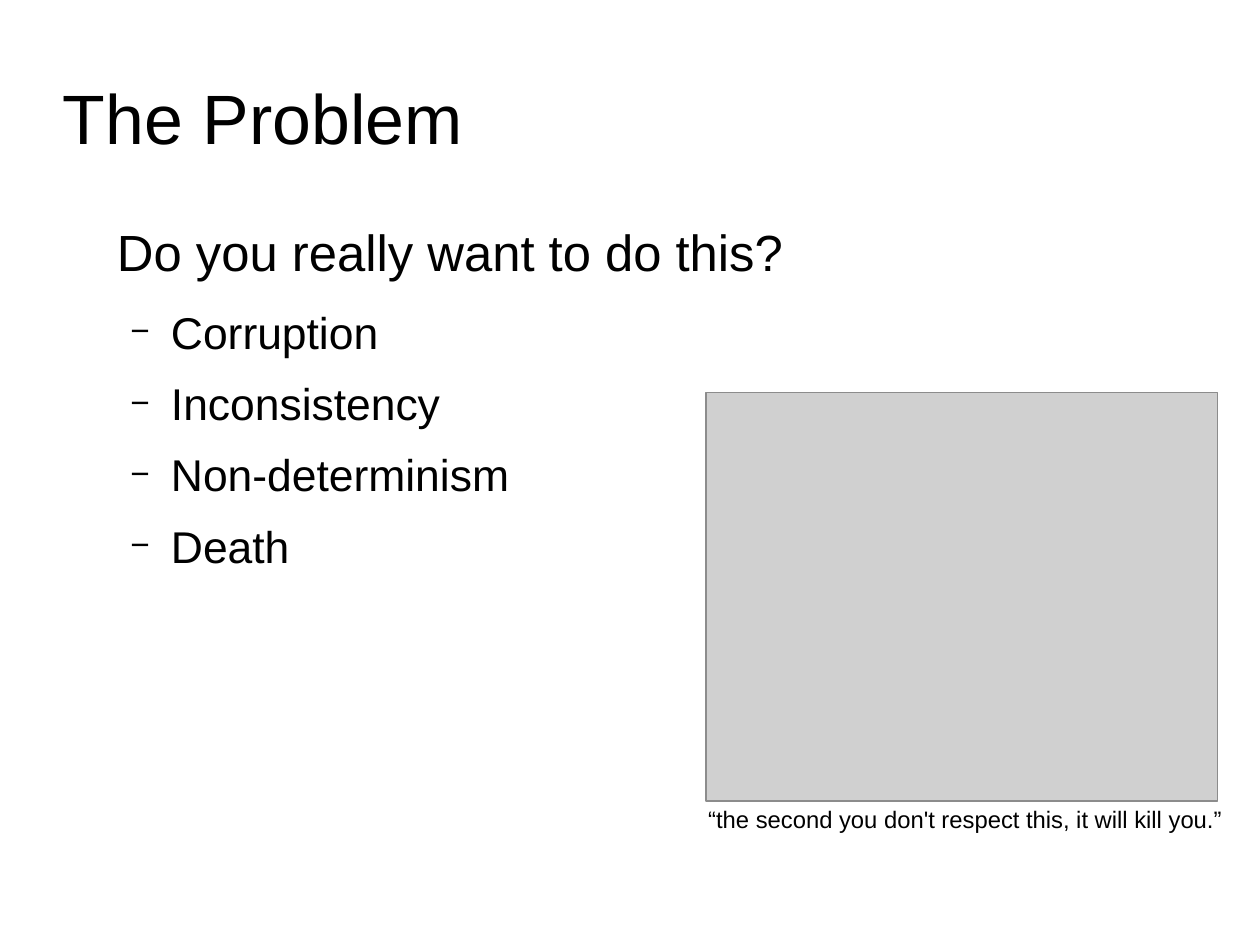
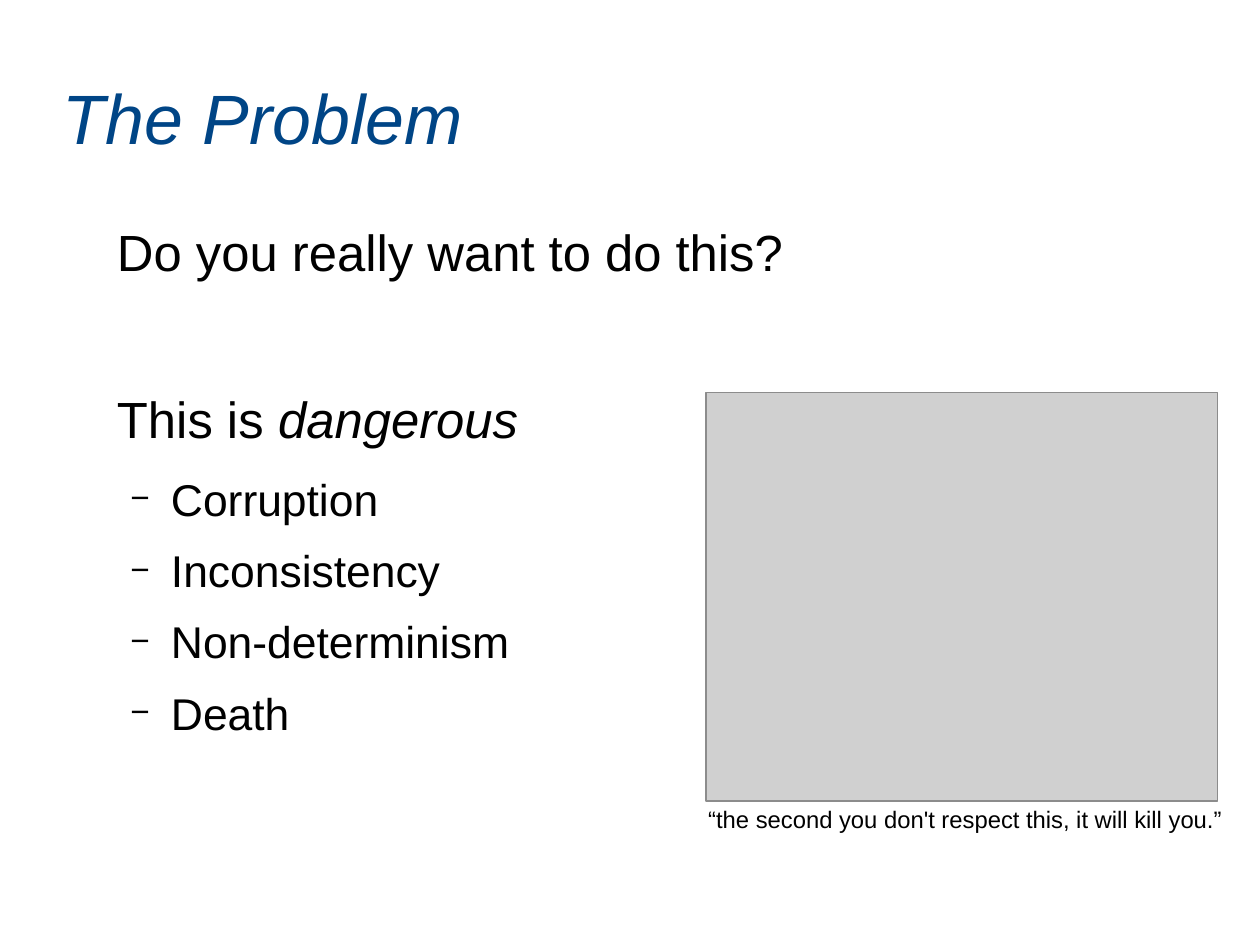
Before and after one commit to marcsaegesser/STMPresentation, a slide deck: slide 4 of slides/STMPresentation.odp. Drawn at 1260x945 pixels with LibreOffice and Linux fonts; fonts in the diff are those of the drawing; grey boxes stand for pictures. Boxes give left, top, right and bottom in pixels: in the first picture for what was removed or moved away, otherwise in the second. Text is boxed around its words. In the diff, an @@ line names an element or a change of style, - is before the commit and + after.

```diff
--- a/slides/STMPresentation.odp
+++ b/slides/STMPresentation.odp
@@ title "The Problem" at box(63, 93, 463, 145): text colour #000000 to #004586, italic on @@
@@ text at box(117, 401, 518, 449): paragraph added @@
+This is dangerous
```
Also in this commit, not shown: 28 other slides changed, 7 other files.
